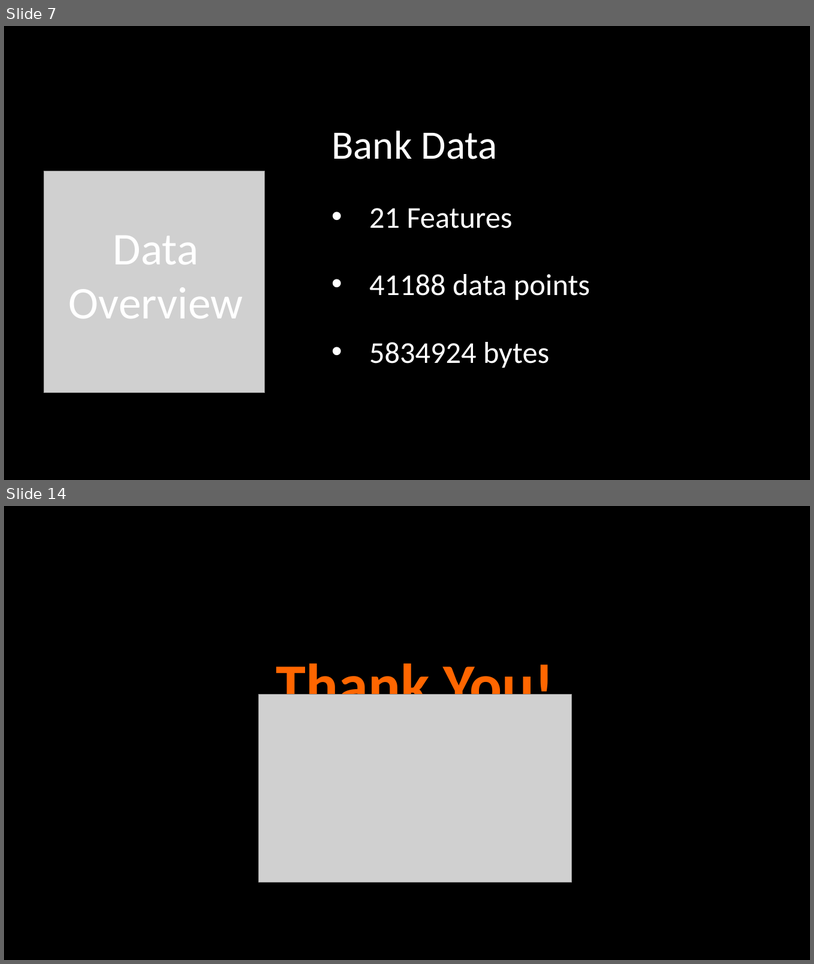
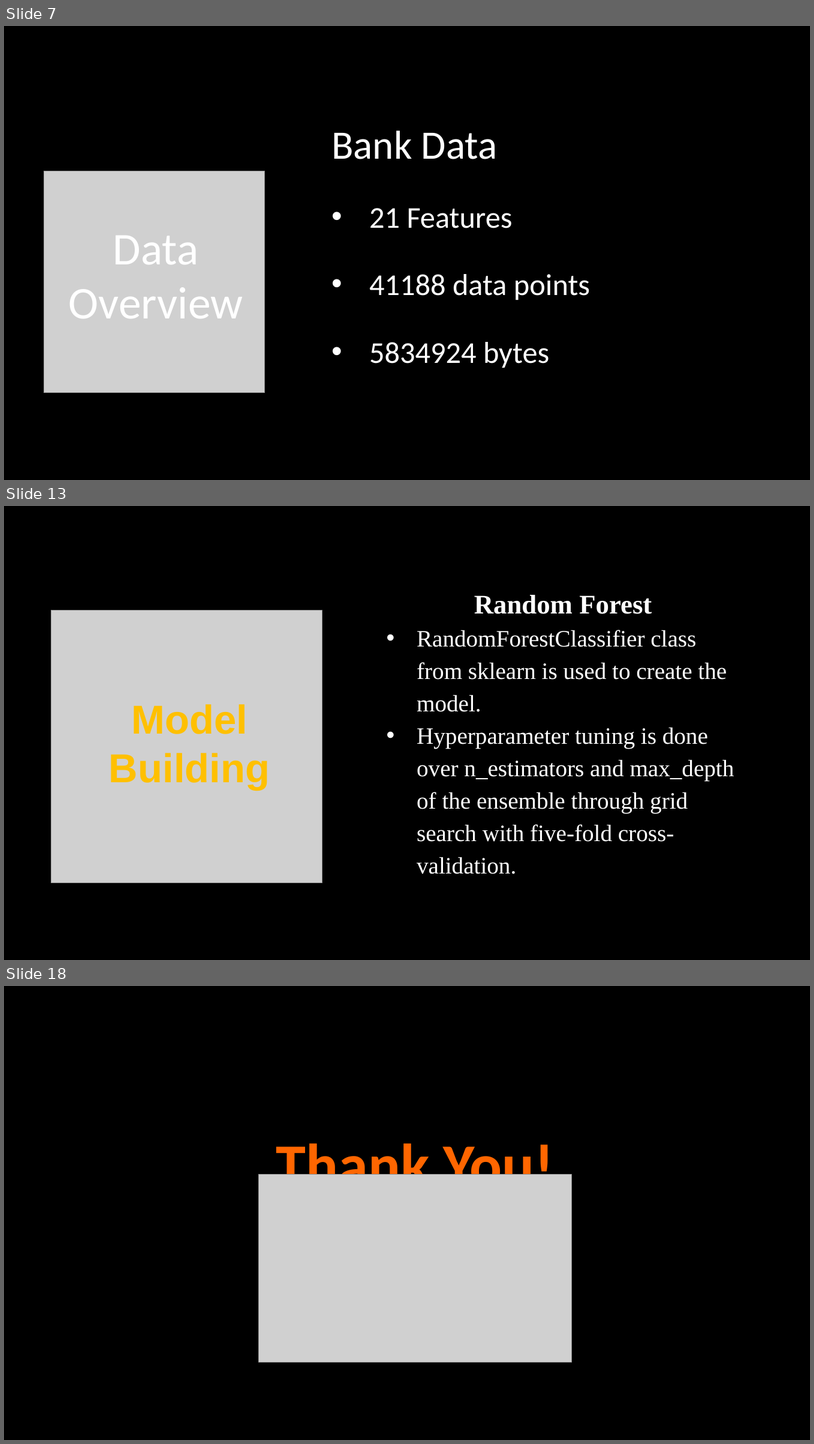
Before and after one commit to taimoorRazi/Bank-Marketing-Project, a slide deck: Week 13 - Final week/Bank Marketing Campaign Presentation.pptx. Shown one above the other, each under a label of ours: slides 7 and 14 before the commit, slides 7, 13 and 18 after it; the slides between them are not shown. The pictures are 814x964 and 814x1444 pixels, drawn with LibreOffice and Linux fonts; fonts in the diff are those of the drawing; grey boxes stand for pictures. Boxes give left, top, right and bottom in pixels: in the first picture for what was removed or moved away, otherwise in the second. Text is boxed around its words. In the diff, an @@ line names an element or a change of style, - is before the commit and + after.

```diff
--- a/Week 13 - Final week/Bank Marketing Campaign Presentation.pptx
+++ b/Week 13 - Final week/Bank Marketing Campaign Presentation.pptx
@@ slide 13 added at (4, 506, 810, 960), background #000000 @@
@@ text added at (417, 595, 735, 874), 28 pt, text #FFFFFF @@
+Random Forest
+• RandomForestClassifier class from sklearn is used to create the model.
+• Hyperparameter tuning is done over n_estimators and max_depth of the ensemble through grid search with five-fold cross-validation.
@@ picture added at (51, 610, 323, 882) @@
@@ text added at (109, 704, 270, 789), 48 pt, text #FFC000, bold @@
+Model Building
@@ what was slide 14 is now slide 18 @@
```
Also in this commit, not shown: 1 slide changed, 8 other slides added, 5 slides removed, 1 other file.
